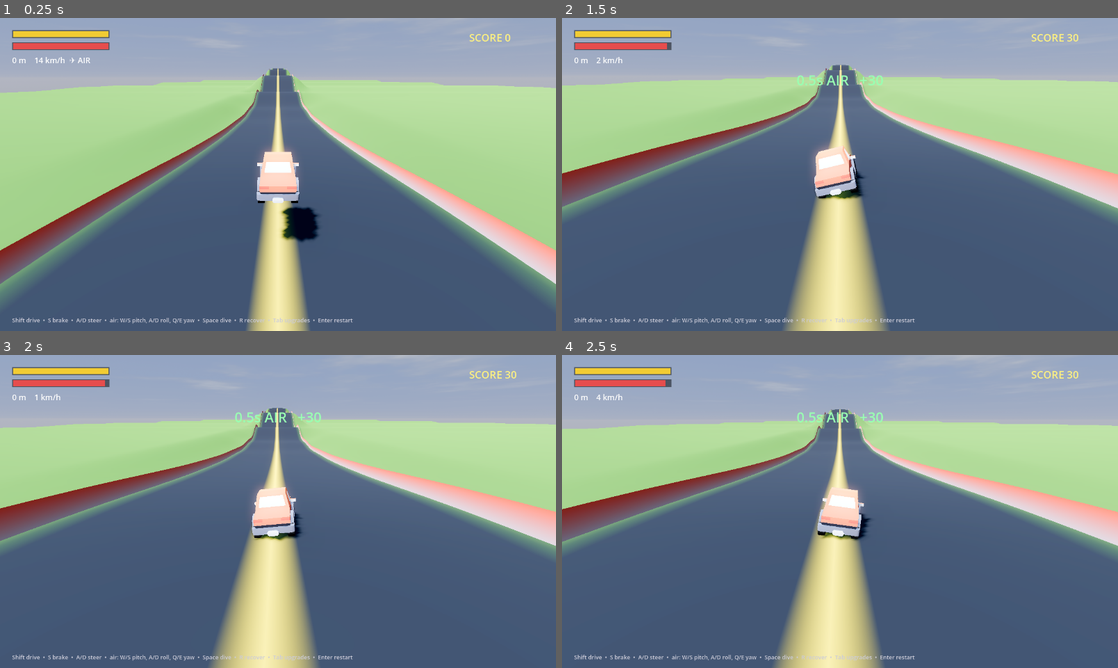
Above: before the commit, frames 1-4 (two rows, left to right).
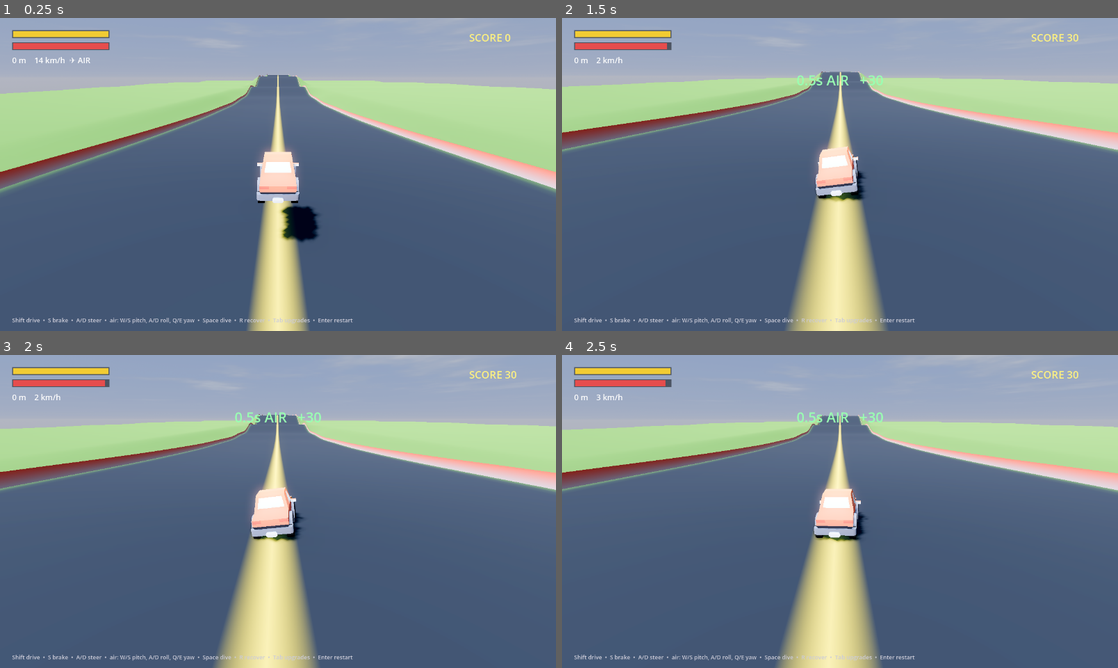
Above: after the commit, the same moments.

Repository: MilkManManiac/HillClimbRacer
Game: Godot game, scene res://scenes/HillClimb.tscn
Same seed, same stepped clock (60 frames per second), same inputs: the game is played once before the commit and once after it.
Inputs (mouse positions are in pixels of both pictures, inside the frame that each line leads up to):
- Up to frame 1 (0.25 s): no input
- Up to frame 2 (1.5 s): tap Enter at 0.5 s; move the mouse to (962, 158) at 0.52 s; hold D (turn_right) 0.53-1.25 s; tap E (speak) at 0.6 s; click (962, 158) at 0.67 s; tap Space at 0.77 s; drag from (728, 190) to (812, 237) at 1.27 s
- Up to frame 3 (2 s): no input
- Up to frame 4 (2.5 s): move the mouse to (895, 442) at 2.02 s; hold D (turn_right) from 2.03 s (still down); hold R from 2.03 s (still down)

The runs differ from the first frame. In frame 1, 22% of the frame differs, in the area x 0-100%, y 16-91%; in frame 2, 16%; in frame 3, 16%; in frame 4, 15%.

Commit message:
HC: wider road, longer/lower flowing hills, bouncy suspension, drop grip, add Air Guidance + Dive Power
- Road twice as wide (road_half 14->28)
- Hills longer and lower (lower noise freq + amplitude) for long flowing jumps
- Suspension bounces on landing (low damping)
- Dropped the Grip upgrade (grip mechanic stays fixed)
- New upgrades: Air Guidance (slow auto-correct toward road center while airborne),
  Dive Power (Space dive falls faster to time ramps)

Co-Authored-By: Claude Opus 4.8 (1M context) <noreply@anthropic.com>

Diff:
--- a/scripts/hc/HCCar.gd
+++ b/scripts/hc/HCCar.gd
@@ -22,9 +22,10 @@
 @export var gravity_force: float = 17.0    # lower = floatier, more hang time
 @export var suspension_rest: float = 0.55   # ride height (raised by Bigger Wheels)
 @export var wheel_radius: float = 0.5        # visual wheel size + bump reach
-@export var suspension_stiff: float = 95.0
-@export var suspension_damp: float = 6.0
-@export var dive_force: float = 26.0       # downward push when diving
+@export var suspension_stiff: float = 105.0
+@export var suspension_damp: float = 2.2    # low damping = springy bounce on landing
+@export var dive_force: float = 30.0       # downward push when diving (upgradable)
+@export var center_assist: float = 0.0     # air-guidance upgrade: pulls toward road center
 @export var air_pitch_torque: float = 11.0
 @export var air_roll_torque: float = 9.0
 @export var air_yaw_torque: float = 6.0
@@ -158,6 +159,10 @@
 		var rot_input: float = absf(pitch) + absf(steer_in) + absf(yaw)
 		if rot_input < 0.15:
 			angular_velocity = angular_velocity.lerp(Vector3.ZERO, 1.0 - exp(-10.0 * delta))
+		# air-guidance upgrade: a slow correction back toward the road center (x=0)
+		if center_assist > 0.001:
+			var corr: float = clampf(-global_position.x * 0.3, -1.0, 1.0) * center_assist
+			apply_central_force(Vector3((corr - linear_velocity.x * center_assist * 0.4) * mass, 0.0, 0.0))
 
 	# soft top-speed cap so downhills don't run away to absurd speeds
 	var soft_cap := 53.0   # m/s (~190 km/h)
--- a/scripts/hc/HCMain.gd
+++ b/scripts/hc/HCMain.gd
@@ -22,12 +22,12 @@
 var _trick_lbl: Label
 
 # --- economy / upgrades ------------------------------------------------------
-const UP_KEYS := ["engine", "fuel", "suspension", "wheels", "grip", "air"]
-const UP_NAME := {"engine": "Engine", "fuel": "Fuel Tank", "suspension": "Suspension", "wheels": "Bigger Wheels", "grip": "Grip", "air": "Air Control"}
-const UP_BASECOST := {"engine": 160, "fuel": 130, "suspension": 150, "wheels": 170, "grip": 120, "air": 140}
+const UP_KEYS := ["engine", "fuel", "suspension", "wheels", "air", "center", "dive"]
+const UP_NAME := {"engine": "Engine", "fuel": "Fuel Tank", "suspension": "Suspension", "wheels": "Bigger Wheels", "air": "Air Control", "center": "Air Guidance", "dive": "Dive Power"}
+const UP_BASECOST := {"engine": 160, "fuel": 130, "suspension": 150, "wheels": 170, "air": 140, "center": 150, "dive": 130}
 const UP_MAX := 6
 var money: int = 0
-var _levels := {"engine": 0, "fuel": 0, "suspension": 0, "wheels": 0, "grip": 0, "air": 0}
+var _levels := {"engine": 0, "fuel": 0, "suspension": 0, "wheels": 0, "air": 0, "center": 0, "dive": 0}
 var _was_dead := false
 var _shop: Control
 var _shop_header: Label
@@ -144,7 +144,6 @@
 	_car.set("max_speed", 125.0 + _levels.engine * 7.0)
 	_car.set("max_fuel", 600.0 + _levels.fuel * 240.0)
 	_car.set("land_damage_speed", 12.0 + _levels.suspension * 5.0 + _levels.wheels * 2.0)
-	_car.set("grip", 8.5 + _levels.grip * 0.9)
 	# Bigger Wheels: more ride height + larger wheels (clearance over bumps)
 	_car.set("suspension_rest", 0.55 + _levels.wheels * 0.18)
 	_car.set("wheel_radius", 0.5 + _levels.wheels * 0.12)
@@ -153,6 +152,8 @@
 	_car.set("air_pitch_torque", 11.0 + _levels.air * 2.0)
 	_car.set("air_roll_torque", 9.0 + _levels.air * 1.6)
 	_car.set("air_yaw_torque", 6.0 + _levels.air * 1.2)
+	_car.set("center_assist", _levels.center * 2.0)        # air auto-center strength
+	_car.set("dive_force", 30.0 + _levels.dive * 16.0)     # heavier dive to time ramps
 
 func _build_shop() -> void:
 	var layer := CanvasLayer.new()
--- a/scripts/hc/HCTerrain.gd
+++ b/scripts/hc/HCTerrain.gd
@@ -12,10 +12,10 @@
 const BEHIND := 3
 
 @export var base_amp: float = 3.0
-@export var max_amp: float = 48.0
-@export var ramp_dist: float = 500.0
-@export var road_half_width: float = 14.0   # drivable road half-width
-@export var edge_falloff: float = 16.0       # how fast hills fade to flat off the road
+@export var max_amp: float = 28.0            # lower hills (long flowing jumps, not tall walls)
+@export var ramp_dist: float = 450.0
+@export var road_half_width: float = 28.0    # road twice as wide
+@export var edge_falloff: float = 18.0       # how fast hills fade to flat off the road
 @export var side_amp: float = 0.10           # leftover hilliness on the flat sides
 @export var rail_height: float = 1.6
 
@@ -29,7 +29,7 @@
 	_noise.seed = 1234
 	_noise.noise_type = FastNoiseLite.TYPE_SIMPLEX_SMOOTH
 	_noise.fractal_type = FastNoiseLite.FRACTAL_FBM
-	_noise.frequency = 0.008
+	_noise.frequency = 0.005
 	_noise.fractal_octaves = 2
 
 func set_target(t: Node3D) -> void:
--- a/tests/HCDrive.gd
+++ b/tests/HCDrive.gd
@@ -1,9 +1,7 @@
 extends Node
 var _f := 0
 var _car: RigidBody3D
-var _pre_air := 0.0
-var _post_land := 0.0
-var _was_air := false
+var _maxs := 0.0; var _airf := 0
 func _ready() -> void:
 	var s: Node = load("res://scenes/HillClimb.tscn").instantiate()
 	add_child(s)
@@ -14,12 +12,9 @@
 	_f += 1
 	if _car == null: return
 	if _f > 60: Input.action_press("accelerate")
-	var air: bool = _car.get("airborne")
-	# capture speed just before takeoff, and just after the next landing
-	if air and not _was_air: _pre_air = _car.call("get_speed_kmh")
-	if not air and _was_air and _pre_air > 60.0 and _post_land == 0.0:
-		_post_land = _car.call("get_speed_kmh")
-		print("[hc] before jump=%.0fkmh  after landing=%.0fkmh (retained %.0f%%)" % [_pre_air, _post_land, 100.0*_post_land/_pre_air])
+	if _f > 60:
+		_maxs = maxf(_maxs, _car.call("get_speed_kmh"))
+		if _car.get("airborne"): _airf += 1
+	if _f == 1000:
+		print("[hc] dist=%.0f topspeed=%.0f airframes=%d" % [_car.get("distance"), _maxs, _airf])
 		get_tree().quit()
-	_was_air = air
-	if _f > 2500: get_tree().quit()
